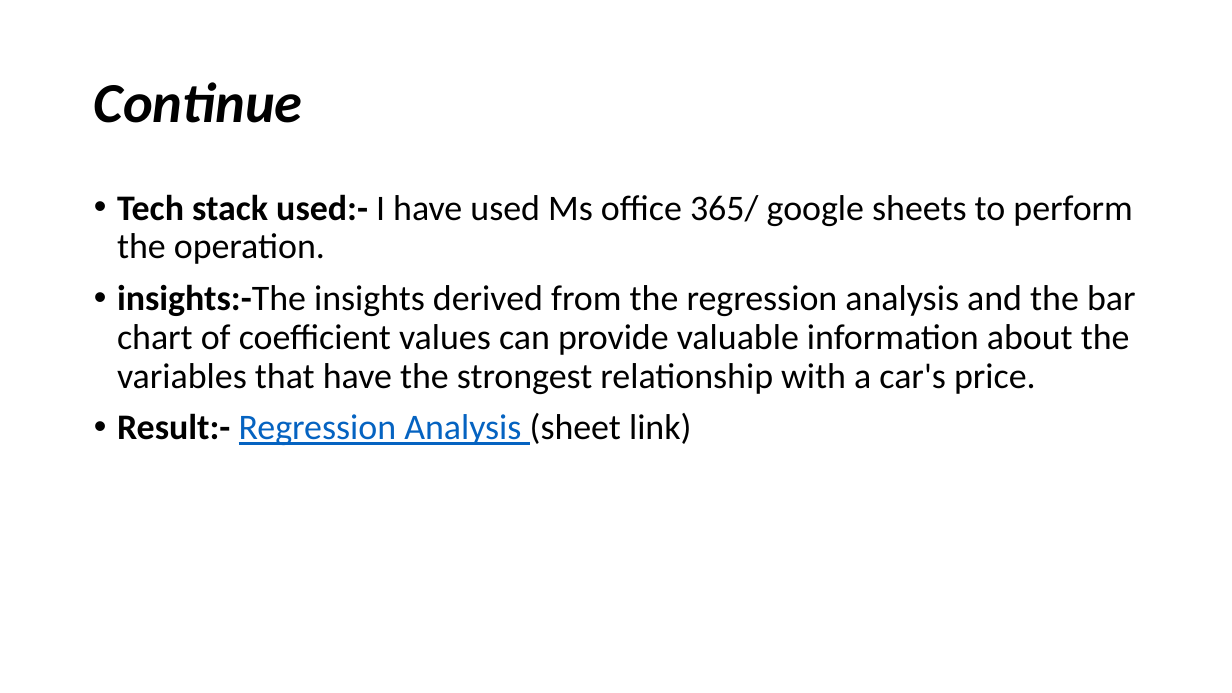
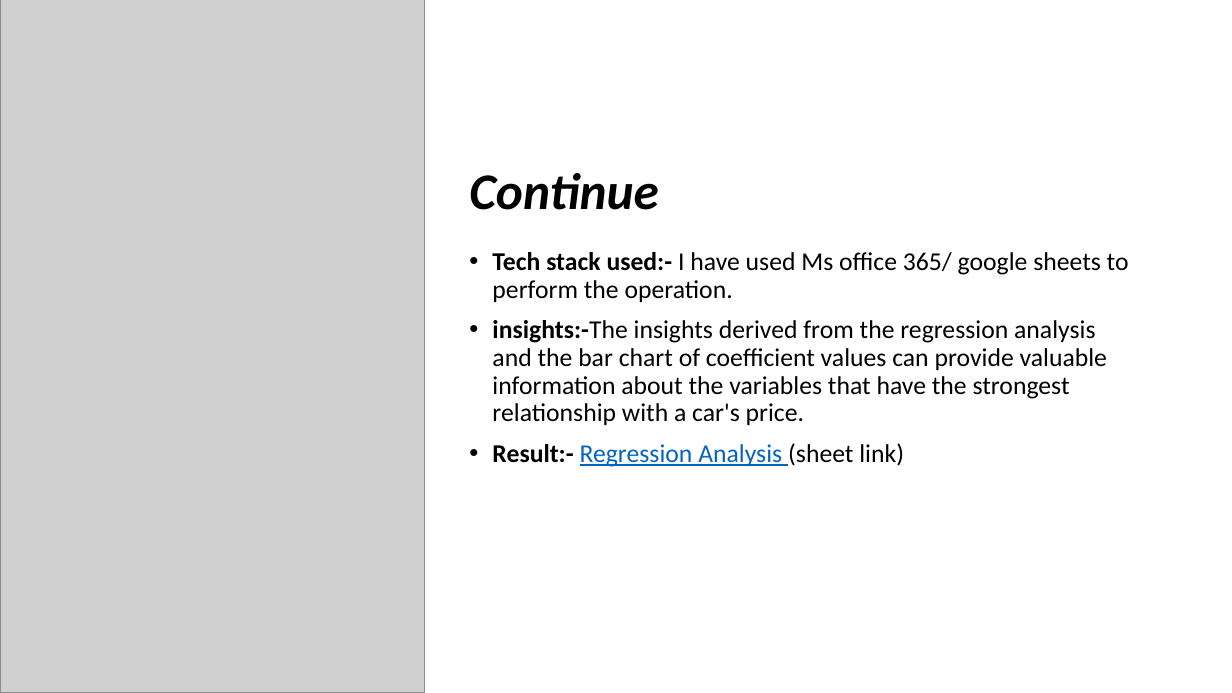
Before and after one commit to Athreya27/Athreya-, a slide deck: slide 9 of Impact of Car Features.pptx (slide 8 before the commit). Drawn at 1232x693 pixels with LibreOffice and Linux fonts; fonts in the diff are those of the drawing; grey boxes stand for pictures. Boxes give left, top, right and bottom in pixels: in the first picture for what was removed or moved away, otherwise in the second. Text is boxed around its words. In the diff, an @@ line names an element or a change of style, - is before the commit and + after.

```diff
--- a/Impact of Car Features.pptx
+++ b/Impact of Car Features.pptx
@@ picture added at [0,0,424,693] @@
@@ title "Continue": place and size @@
-title "Continue" at [94,82,303,123]
+title "Continue" at [469,173,659,210]
@@ title "Continue" at [469,173,659,210]: size 44 to 40 pt; vertical alignment middle to bottom @@
@@ text "Tech stack used:- I have ...": place and size @@
-text "Tech stack used:- I have ..." at [117,194,1136,445]
+text "Tech stack used:- I have ..." at [492,252,1129,467]
@@ text "Tech stack used:- I have ..." at [492,252,1129,467]: size 28 to 20 pt @@
```
Also in this commit, not shown: 29 other slides changed, 10 slides added, 5 slides removed.
